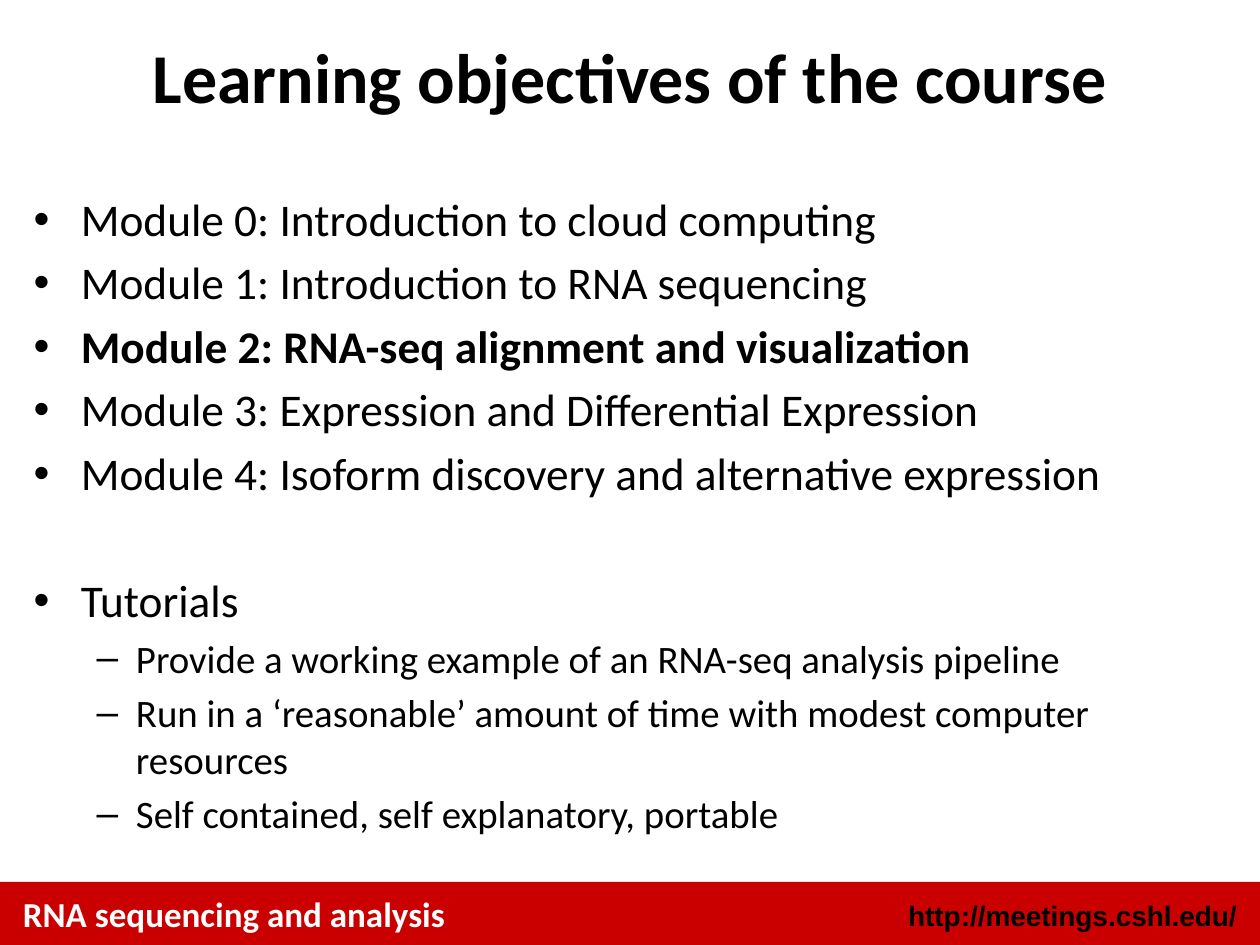
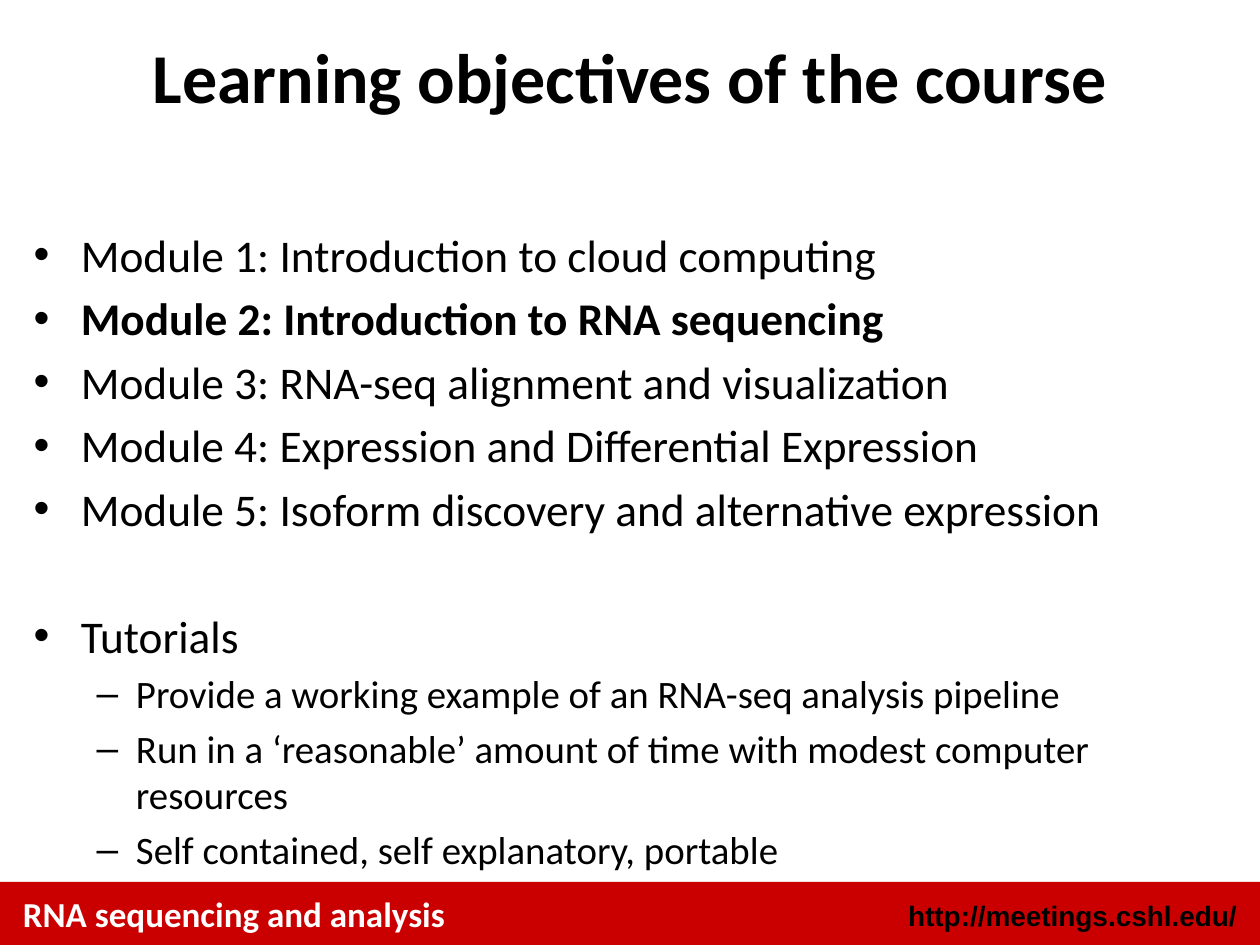
Before and after one commit to griffithlab/rnaseq_tutorial, a slide deck: slide 3 of lectures/cshl/2014/RNASeq_Module2_Lecture.pptx. Drawn at 1260x945 pixels with LibreOffice and Linux fonts; fonts in the diff are those of the drawing. Boxes give left, top, right and bottom in pixels: in the first picture for what was removed or moved away, otherwise in the second. Text is boxed around its words. In the diff, an @@ line names an element or a change of style, - is before the commit and + after.

Commit message:
harmonize module numbering with wiki numbering

```diff
--- a/lectures/cshl/2014/RNASeq_Module2_Lecture.pptx
+++ b/lectures/cshl/2014/RNASeq_Module2_Lecture.pptx
@@ text "Module 1: Introduction to cloud ...": place and size @@
-text "Module 1: Introduction to cloud ..." at [81,204,1100,835]
+text "Module 1: Introduction to cloud ..." at [81,240,1100,871]
@@ text at [81,240,1100,534]: text changed @@
-• Module 0: Introduction to cloud computing
-• Module 1: Introduction to RNA sequencing
-• Module 2: RNA-seq alignment and visualization
-• Module 3: Expression and Differential Expression
-• Module 4: Isoform discovery and alternative expression
+• Module 1: Introduction to cloud computing
+• Module 2: Introduction to RNA sequencing
+• Module 3: RNA-seq alignment and visualization
+• Module 4: Expression and Differential Expression
+• Module 5: Isoform discovery and alternative expression
```
Also in this commit, not shown: 3 other slides changed, 21 slides added, 21 slides removed, 17 other files.
